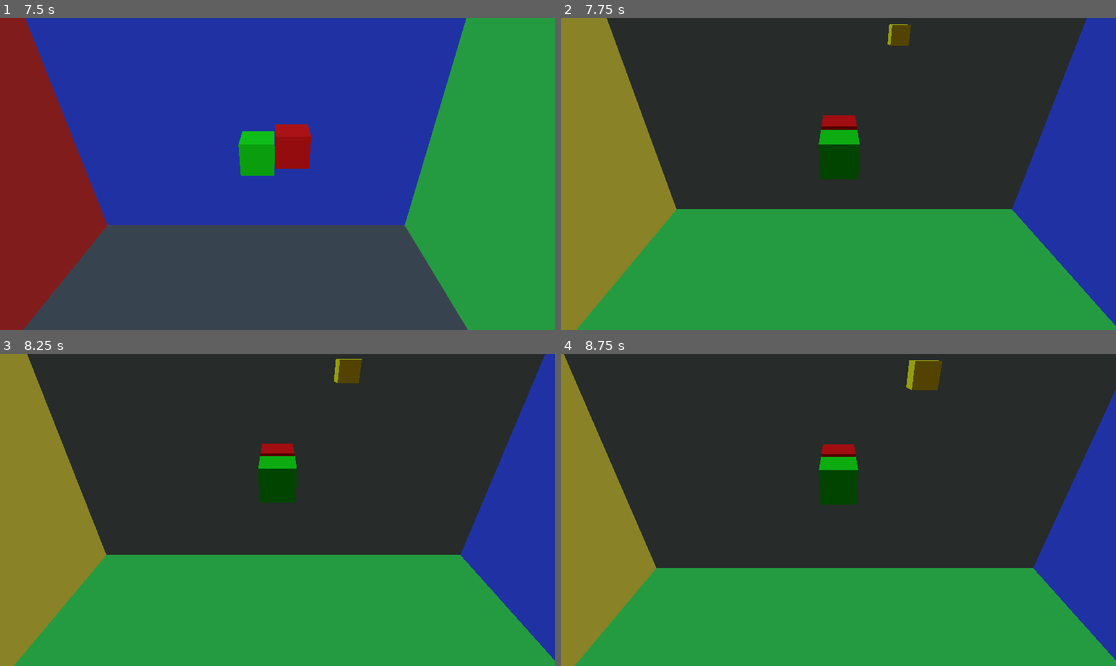
Above: before the commit, frames 1-4 (two rows, left to right).
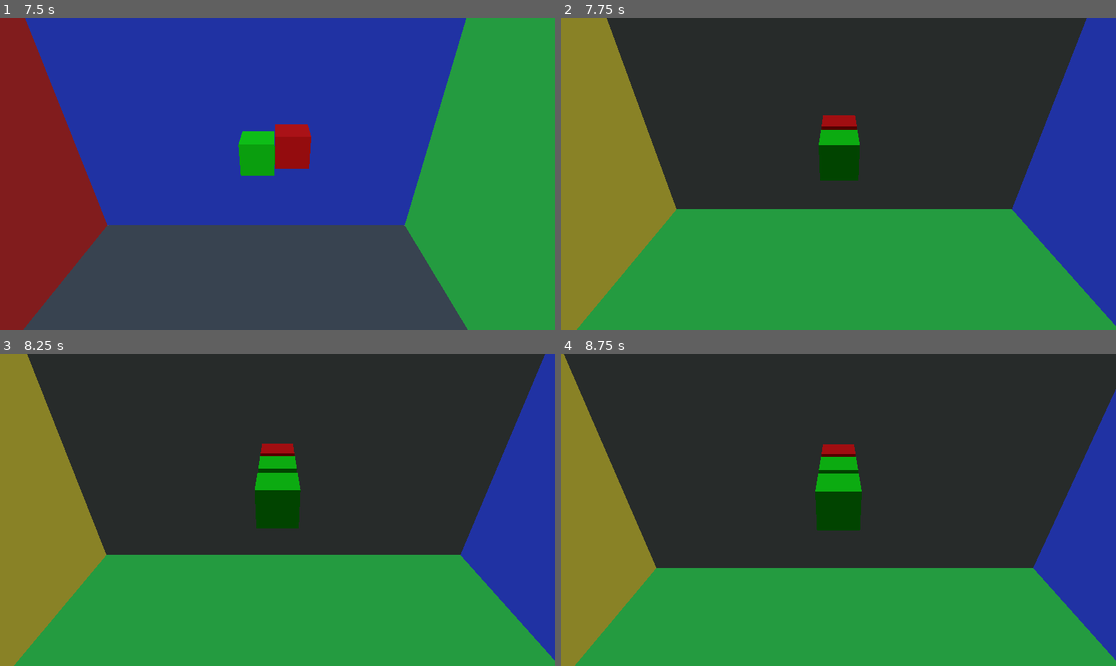
Above: after the commit, the same moments.

Repository: mzotic/snak3d
Game: Godot game, scene res://scenes/MainMenu.tscn
Same seed, same stepped clock (60 frames per second), same inputs: the game is played once before the commit and once after it.
Inputs (mouse positions are in pixels of both pictures, inside the frame that each line leads up to):
- Up to frame 1 (7.5 s): click "START" at 0.5 s; tap Enter (ui_accept) at 1.25, 1.35, 1.52, 1.82, 2.27, 2.3, 2.57, 3.05, 3.6, 3.77, 4.07, 4.52, 4.55, 4.82, 5, 5.27, 5.3, 5.57, 5.75, 5.85, 6.5, 6.77, 6.8, 7.07 s; move the mouse to (399, 158) at 1.27 s; hold D (turn_right) 1.28-2.03 s; click (399, 158) at 1.42 s; move the mouse to (249, 174) at 2.02 s; hold W (turn_up) 2.03-6.53 s; tap C (camera_switch) at 2.1, 4.35, 6.6 s; move the mouse to (288, 167) at 2.77 s; tap Ctrl (free_look) at 2.85, 5.1, 7.35 s; move the mouse to (271, 180) at 3.52 s; click (271, 180) at 3.67 s; move the mouse to (316, 177) at 4.27 s; move the mouse to (233, 170) at 5.02 s; move the mouse to (283, 174) at 5.77 s; click (283, 174) at 5.92 s; move the mouse to (255, 167) at 6.52 s; hold D (turn_right) 6.53-7.28 s; move the mouse to (305, 174) at 7.27 s; hold W (turn_up) from 7.28 s (still down)
- Up to frame 2 (7.75 s): keep holding W (turn_up); tap Enter (ui_accept) at 7.52, 7.55 s
- Up to frame 3 (8.25 s): keep holding W (turn_up); tap Enter (ui_accept) at 7.82, 8.1 s; move the mouse to (249, 510) at 8.02 s; click (249, 510) at 8.17 s
- Up to frame 4 (8.75 s): keep holding W (turn_up); tap Enter (ui_accept) at 8.27, 8.57 s

Frame 1 is identical in both runs. In frame 2, 0.3% of the frame differs, in the area x 46-64%, y 2-53%; in frame 3, 1.5%; in frame 4, 1.7%, in the area x 45-69%, y 2-57%.

Commit message:
feat: increase food contact radius so game is easier

Diff:
--- a/scripts/game_controller.gd
+++ b/scripts/game_controller.gd
@@ -42,6 +42,10 @@
 # Food management
 var food_position : Vector3i = Vector3i(-1, -1, -1)
 var has_food : bool = false
+# Eating radius in cells (Chebyshev distance)
+@export var eat_radius_cells: int = 3
+# Runtime visual node for food (sphere mesh + cube hitbox)
+var food_node: Node3D
 
 # Reference to snake controller for turn animations
 var snake_controller : CharacterBody3D
@@ -129,6 +133,42 @@
 		return grid[pos.x][pos.y][pos.z]
 	return CellType.WALL  # Out of bounds is considered a wall
 
+# Create/position the visual food node (sphere mesh + cube collider)
+func _create_or_update_food_visual():
+	if not is_instance_valid(food_node):
+		food_node = Node3D.new()
+		food_node.name = "Food"
+		# Parent under the current scene root (Node3D) if possible so transforms work
+		var root = get_tree().get_current_scene()
+		if root and root is Node3D:
+			root.add_child(food_node)
+		else:
+			add_child(food_node)
+		# Cube hitbox
+		var collider := CollisionShape3D.new()
+		var box := BoxShape3D.new()
+		box.size = Vector3.ONE * cell_size
+		collider.shape = box
+		food_node.add_child(collider)
+		# Sphere mesh (orange)
+		var mesh_instance := MeshInstance3D.new()
+		var sphere := SphereMesh.new()
+		sphere.radius = 0.4 * cell_size
+		sphere.rings = 24
+		sphere.radial_segments = 24
+		mesh_instance.mesh = sphere
+		var mat := StandardMaterial3D.new()
+		mat.albedo_color = Color(1.0, 0.5, 0.0) # orange
+		mesh_instance.material_override = mat
+		food_node.add_child(mesh_instance)
+	# Position it at current food cell center
+	food_node.global_position = grid_to_world(food_position)
+
+func _destroy_food_visual():
+	if is_instance_valid(food_node):
+		food_node.queue_free()
+	food_node = null
+
 ## Move the snake one step forward
 func move_snake():
 	if snake_segments.is_empty():
@@ -149,10 +189,21 @@
 		is_game_active = false
 		return
 
-	# Check if snake ate food
-	var ate_food = (cell_at_new_pos == CellType.FOOD)
+	# Check if snake ate food (within radius in cells around food)
+	var ate_food := false
+	if has_food:
+		var d: Vector3i = new_head_pos - food_position
+		var chebyshev: int = max(max(abs(d.x), abs(d.y)), abs(d.z))
+		if chebyshev <= eat_radius_cells:
+			ate_food = true
+
 	if ate_food:
 		snake_ate_food.emit()
+		# Clear grid cell where the food was (in case head didn't move onto it)
+		if is_valid_grid_position(food_position) and get_grid_cell(food_position) == CellType.FOOD:
+			set_grid_cell(food_position, CellType.EMPTY)
+		# Remove visual
+		_destroy_food_visual()
 		has_food = false
 		snake_length += 1
 		spawn_food()
@@ -337,6 +388,7 @@
 		food_position = empty_positions[randi() % empty_positions.size()]
 		set_grid_cell(food_position, CellType.FOOD)
 		has_food = true
+		_create_or_update_food_visual()
 
 ## Get all snake segment positions in world coordinates
 func get_snake_world_positions() -> Array[Vector3]:
@@ -359,6 +411,7 @@
 func restart_game():
 	initialize_grid()
 	initialize_snake()
+	_destroy_food_visual()
 	spawn_food()
 	is_game_active = true
 	move_timer = 0.0
